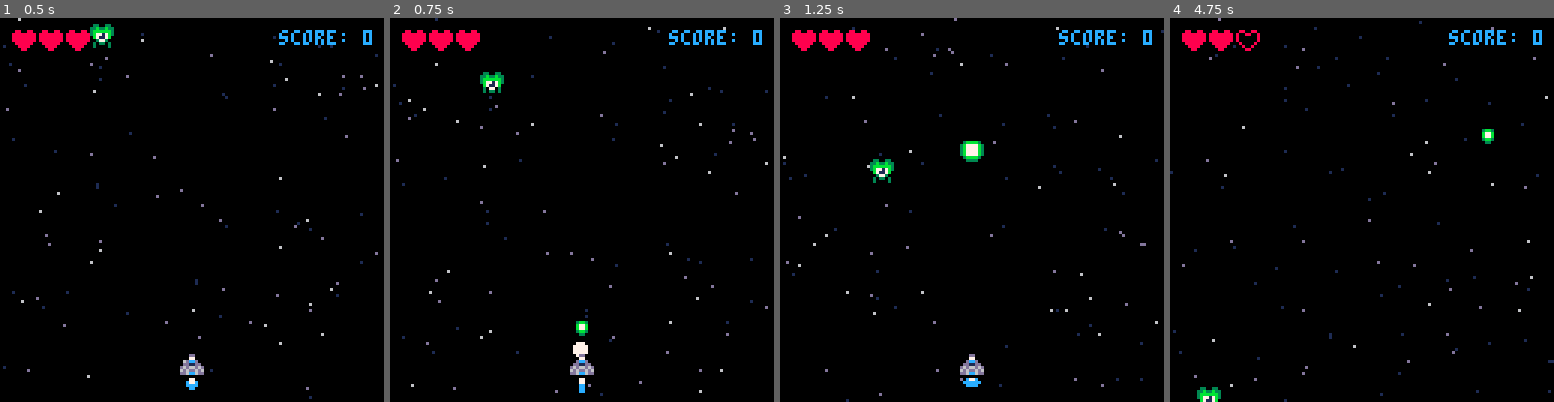
Above: before the commit, frames 1-4 (left to right).
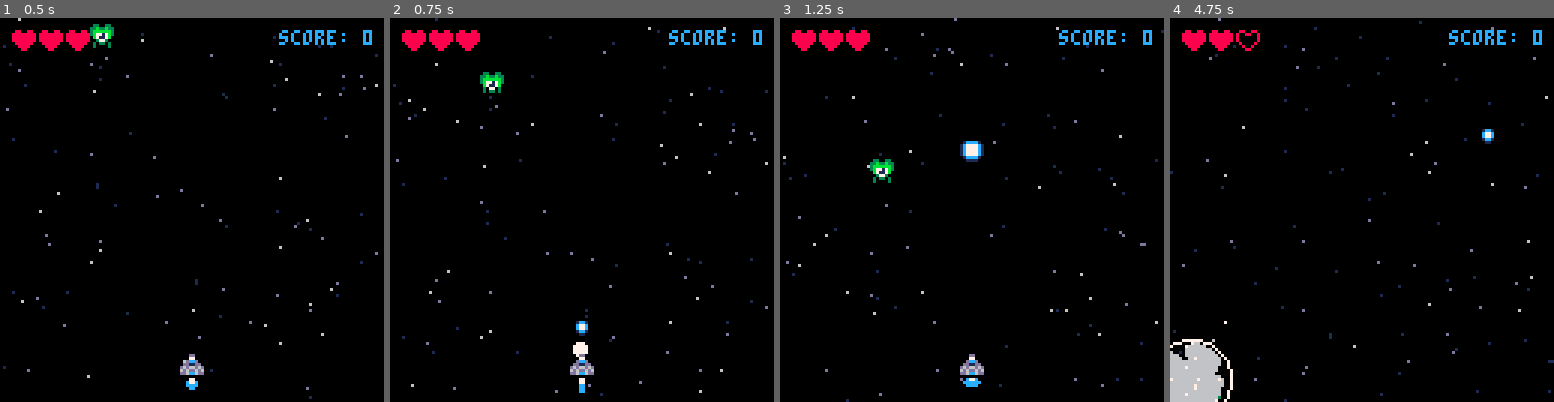
Above: after the commit, the same moments.

Repository: salty-max/cherry-bomb
Game: PICO-8 cartridge cherry.p8
Two runs of this game, one before a commit and one after it. Both use one fixed random seed, a clock stepped at 60 frames per second and the inputs below.
Inputs:
- Up to frame 1 (0.5 s): tap X (X key) at 0.33 s
- Up to frame 2 (0.75 s): tap O (Z key) at 0.7 s
- Up to frame 3 (1.25 s): tap X (X key) at 1.07 s
- Up to frame 4 (4.75 s): hold Right 1.6-2.1 s; tap O (Z key) every 0.4 s from 1.7 to 4.5 s; tap X (X key) at 1.85, 2.97, 4.08 s; hold Up 2.15-2.42 s; hold Right 2.47-3.03 s; hold Left 3.08-3.58 s; hold Down 3.63-3.97 s; hold Right 4.02-4.68 s; hold Up from 4.73 s (still down)

Frame 1 is identical in both runs. In frame 2, less than 0.1% of the frame differs, in the area x 48-52%, y 78-83%; in frame 3, 0.2%; in frame 4, 2.1%, in the area x 0-85%, y 28-100%.

Commit message:
feat: shockwaves and sparks

Diff:
--- a/cherry.p8
+++ b/cherry.p8
@@ -20,13 +20,13 @@
 00000000000cddd0dd6cc6dd0dddc000000000000000000000000000000000000000000000000000000000000000000000000000000000000000000000000000
 00000000000000000000000000000000000000000000000000000000000000000000000000000000000000000000000000000000000000000000000000000000
 00000000000000000000000000000000000000000000000000000000000000000000000000000000000000000000000000000000000000000000000000000000
-003bb30003bbbb300000000000000000000000000000000000000000000000000000000000000000000000000000000000000000000000000000000000000000
-00b77b003b7777b30000000000000000000000000000000000000000000000000000000000000000000000000000000000000000000000000000000000000000
-00b77b003b7777b30000000000000000000000000000000000000000000000000000000000000000000000000000000000000000000000000000000000000000
-003bb3003b7777b30000000000000000000000000000000000000000000000000000000000000000000000000000000000000000000000000000000000000000
-000330003b7777b30000000000000000000000000000000000000000000000000000000000000000000000000000000000000000000000000000000000000000
-0000000003bbbb300000000000000000000000000000000000000000000000000000000000000000000000000000000000000000000000000000000000000000
-00000000003333000000000000000000000000000000000000000000000000000000000000000000000000000000000000000000000000000000000000000000
+001cc10001cccc100000000000000000000000000000000000000000000000000000000000000000000000000000000000000000000000000000000000000000
+00c77c001c7777c10000000000000000000000000000000000000000000000000000000000000000000000000000000000000000000000000000000000000000
+00c77c001c7777c10000000000000000000000000000000000000000000000000000000000000000000000000000000000000000000000000000000000000000
+001cc1001c7777c10000000000000000000000000000000000000000000000000000000000000000000000000000000000000000000000000000000000000000
+000110001c7777c10000000000000000000000000000000000000000000000000000000000000000000000000000000000000000000000000000000000000000
+0000000001cccc100000000000000000000000000000000000000000000000000000000000000000000000000000000000000000000000000000000000000000
+00000000001111000000000000000000000000000000000000000000000000000000000000000000000000000000000000000000000000000000000000000000
 00000000000000000000000000000000000000000000000000000000000000000000000000000000000000000000000000000000000000000000000000000000
 00077000000770000007700000c77c00000770000000000000000000000000000000000000000000000000000000000000000000000000000000000000000000
 00c77c000007700000c77c000cccccc000c77c000000000000000000000000000000000000000000000000000000000000000000000000000000000000000000
--- a/src/draw.lua
+++ b/src/draw.lua
@@ -5,6 +5,7 @@
   draw_mobs()
   draw_bullets()
   draw_explos()
+  draw_shwaves()
   draw_ui()
 end
 
@@ -78,21 +79,13 @@
 
 function draw_explos()
   for pt in all(parts) do
-    local pc = 7
+    local pc = pt.col == "red" and page_red(pt.age) or page_blue(pt.age)
 
-    if pt.age > 20 then
-      pc = 5
-    elseif pt.age > 15 then
-      pc = 2
-    elseif pt.age > 12 then
-      pc = 8
-    elseif pt.age > 10 then
-      pc = 9
-    elseif pt.age > 7 then
-      pc = 10
+    if pt.spark then
+      pset(pt.x, pt.y, 7)
+    else
+      circfill(pt.x, pt.y, pt.r, pc)
     end
-
-    circfill(pt.x, pt.y, pt.r, pc)
     pt.x += pt.sx
     pt.y += pt.sy
 
@@ -107,6 +100,16 @@
       if pt.r < 0 then
         del(parts, pt)
       end
+    end
+  end
+end
+
+function draw_shwaves()
+  for sh in all(shwaves) do
+    circ(sh.x, sh.y, sh.r, sh.col)
+    sh.r += sh.spd
+    if sh.r > sh.max_r then
+      del(shwaves, sh)
     end
   end
 end
--- a/src/juice.lua
+++ b/src/juice.lua
@@ -8,16 +8,20 @@
   end
 end
 
-function explode(x, y)
+function explode(col, x, y)
+  -- detonation particles
   add(parts, {
     x = x,
     y = y,
     sx = 0,
     sy = 0,
-    r = 8,
+    r = 10,
     age = 0,
-    max_age = 0
+    max_age = 0,
+    col = col
   })
+
+  -- explosion particles
   for i = 1, 30 do
     add(parts, {
       x = x,
@@ -26,7 +30,76 @@
       sy = (rnd() - 0.5) * 4,
       r = 1 + rnd(4),
       age = rnd(2),
-      max_age = 10 + rnd(20)
+      max_age = 10 + rnd(20),
+      col = col
+    })
+  end
+
+  -- sparks
+  make_sparks(x, y, 20)
+
+  make_shwave(x, y, 20, 1.5, 7)
+end
+
+-- Returns particle color depending on its age (red scheme)
+function page_red(age)
+  local col = 7
+  if age > 20 then
+    col = 5
+  elseif age > 15 then
+    col = 2
+  elseif age > 12 then
+    col = 8
+  elseif age > 10 then
+    col = 9
+  elseif age > 7 then
+    col = 10
+  end
+
+  return col
+end
+
+-- Returns particle color depending on its age (blue scheme)
+function page_blue(age)
+  local col = 7
+  if age > 20 then
+    col = 1
+  elseif age > 15 then
+    col = 13
+  elseif age > 12 then
+    col = 12
+  elseif age > 10 then
+    col = 12
+  elseif age > 7 then
+    col = 6
+  end
+
+  return col
+end
+
+function make_shwave(x, y, max_r, spd, col)
+  add(shwaves, {
+    x = x,
+    y = y,
+    r = 3,
+    spd = spd,
+    max_r = max_r,
+    col = col
+  })
+end
+
+function make_sparks(x, y, n, col)
+  for i = 1, n do
+    add(parts, {
+      x = x,
+      y = y,
+      sx = (rnd() - 0.5) * 8,
+      sy = (rnd() - 0.5) * 8,
+      age = rnd(2),
+      r = 1 + rnd(4),
+      spark = true,
+      max_age = 10 + rnd(20),
+      col = col and col or 7
     })
   end
 end
--- a/src/main.lua
+++ b/src/main.lua
@@ -35,6 +35,7 @@
   spawn_mob()
 
   parts = {}
+  shwaves = {}
 
   score = 0
   lives = 3
--- a/src/ship.lua
+++ b/src/ship.lua
@@ -56,8 +56,5 @@
 end
 
 function check_end()
-  if lives <= 0 then
-    _upd = update_gover
-    _drw = draw_gover
-  end
+  return lives <= 0
 end
--- a/src/update.lua
+++ b/src/update.lua
@@ -19,6 +19,7 @@
         m.hp -= 1
         m.flash = 2
         del(bul, b)
+        make_shwave(b.x + 4, b.y + 4, 6, 1, 12)
         sfx(3)
       end
     end
@@ -34,6 +35,7 @@
     for m in all(mobs) do
       if collide(m, ship) then
         sfx(1)
+        explode("blue", ship.x + 4, ship.y + 4)
         lives -= 1
         invul = 60
         --del(mobs, m)
@@ -43,7 +45,10 @@
     invul -= 1
   end
 
-  check_end()
+  if check_end() then
+    _upd = update_gover
+    _drw = draw_gover
+  end
 
   shoot()
 
@@ -69,7 +74,7 @@
       sfx(2)
       del(mobs, m)
       score += 10
-      explode(m.x + 4, m.y + 4)
+      explode("red", m.x + 4, m.y + 4)
       spawn_mob()
     end
 
